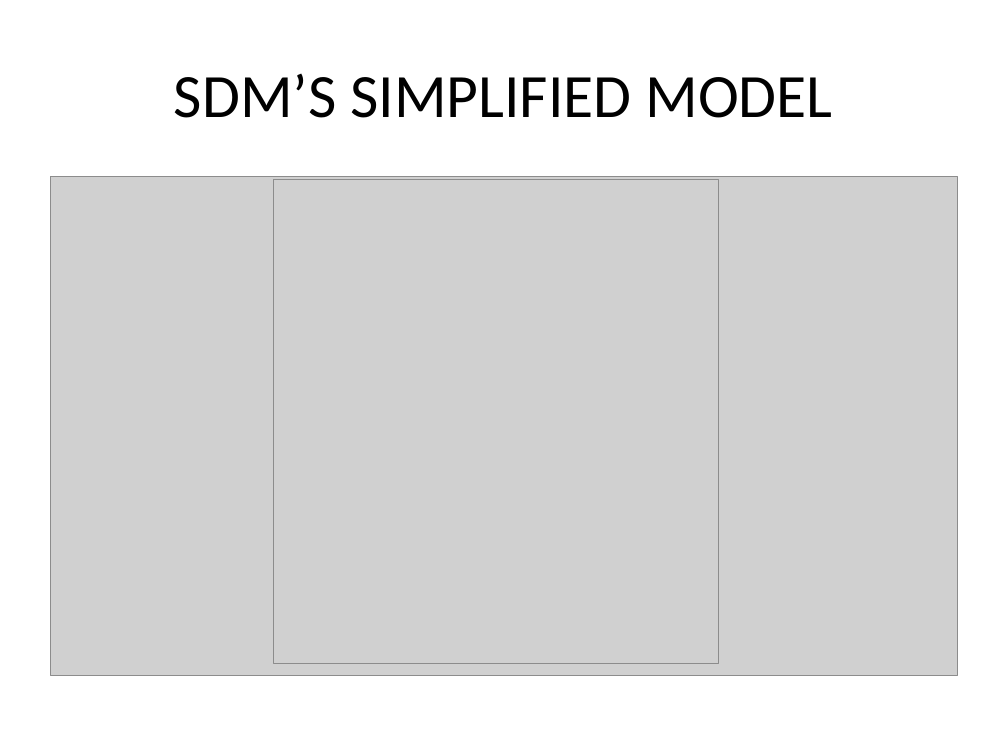
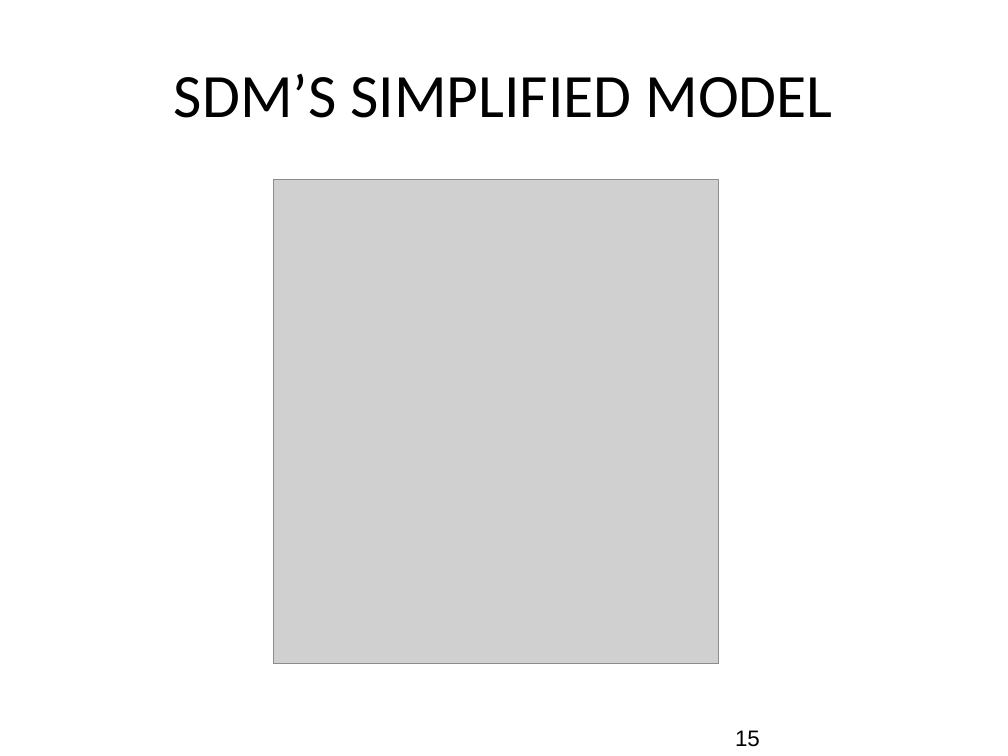
Before and after one commit to gems-uff/sdm, a slide deck: slide 15 of Documents/Apresentação/Provenance- Apresentação SBGames.ppt (slide 13 before the commit). Drawn at 1008x756 pixels with LibreOffice and Linux fonts; fonts in the diff are those of the drawing; grey boxes stand for pictures; background and template pictures are left out. Boxes give left, top, right and bottom in pixels: in the first picture for what was removed or moved away, otherwise in the second. Text is boxed around its words. In the diff, an @@ line names an element or a change of style, - is before the commit and + after.

```diff
--- a/Documents/Apresentação/Provenance- Apresentação SBGames.ppt
+++ b/Documents/Apresentação/Provenance- Apresentação SBGames.ppt
@@ picture removed at (50,176,958,675) @@
@@ page number added at (735,730,760,747), 16 pt, text #000000 @@
+15
```
Also in this commit, not shown: 11 other slides changed, 12 slides added, 4 slides removed.
